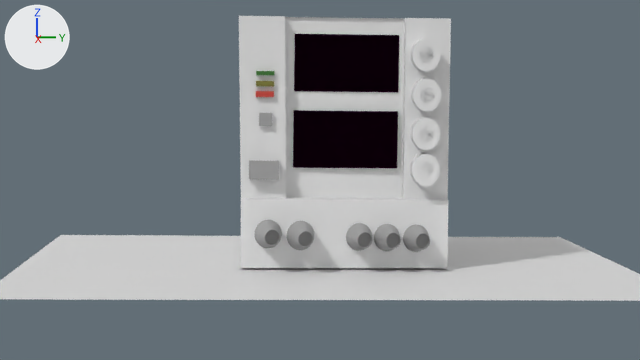
Renders of the Blender file nwps.blend from each side of a commit.
The view is the same before and after, from the file's camera 'Camera.001'. The axes (+X, +Y, +Z) are drawn at upper left. The lights are the same throughout.

The scene before the commit, as lines of its bpy script (objects in view):
```python
ob_cube = bpy.data.objects.new('Cube', me_cube_001)
ob_cube.parent = ob_empty
ob_cube.location = (-1.592, -0.109, 0.443)
ob_cube.scale = (1.99, 2.0, 2.37)
ob_cube_002 = bpy.data.objects.new('Cube.002', me_cube_002)
ob_cube_002.parent = ob_empty
ob_cube_002.location = (-0.25, -0.0525, 1.956)
ob_cube_002.scale = (0.611, 0.996, 0.544)
ob_cube_003 = bpy.data.objects.new('Cube.003', me_cube_005)
ob_cube_003.parent = ob_empty
ob_cube_003.location = (0.103, -1.62, -0.0769)
ob_cube_003.scale = (0.654, 0.281, 0.173)
ob_cube_004 = bpy.data.objects.new('Cube.004', me_cube_006)
ob_cube_004.parent = ob_empty
ob_cube_004.location = (0.526, -1.594, 0.876)
ob_cube_004.scale = (0.123, 0.123, 0.123)
ob_cube_005 = bpy.data.objects.new('Cube.005', me_cube_007)
ob_cube_005.parent = ob_empty
ob_cube_005.location = (0.555, -1.609, 1.35)
ob_cube_005.scale = (0.0876, 0.168, 0.056)
ob_cube_006 = bpy.data.objects.new('Cube.006', me_cube_008)
ob_cube_006.parent = ob_empty
ob_cube_006.location = (0.6, -1.611, 1.546)
ob_cube_006.scale = (-0.0502, -0.169, -0.0502)
ob_cube_007 = bpy.data.objects.new('Cube.007', me_cube_009)
ob_cube_007.parent = ob_empty
ob_cube_007.location = (0.57, -1.605, 1.746)
ob_cube_007.scale = (0.0757, 0.168, 0.0387)
ob_cylinder = bpy.data.objects.new('Cylinder', me_cylinder)
ob_cylinder.parent = ob_empty
ob_cylinder.location = (0.679, 1.398, 2.12)
ob_cylinder.rotation_euler = (0.0, 1.591, -0.0148)  # degrees (0, 91, -0.8)
ob_cylinder.scale = (0.305, 0.264, 0.267)
ob_cylinder_003 = bpy.data.objects.new('Cylinder.003', me_cylinder_003)
ob_cylinder_003.parent = ob_empty
ob_cylinder_003.location = (0.667, 1.425, -0.0383)
ob_cylinder_003.rotation_euler = (0.0, 1.591, -0.0148)  # degrees (0, 91, -0.8)
ob_cylinder_003.scale = (0.305, 0.264, 0.267)
# also in view: 'Plane' at (-0.5, -0.2, -1.83); 'Cylinder.004' at (0.99, -1.36, -1.15); 'Cylinder.008' at (0.88, 1.45, -1.22); 'Cylinder.006' at (0.92, 0.36, -1.2); 'Cylinder.007' at (0.9, 0.89, -1.21)
```
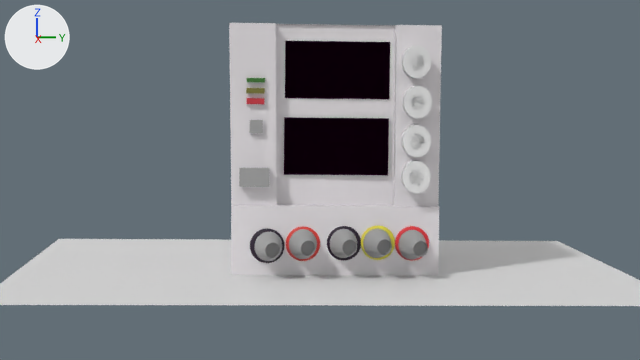
The change, as a list of edits to the scene's bpy script:
```text
Change ob_cube:
    remove ob_cube.parent = ob_empty
    remove ob_cube.matrix_parent_inverse = Matrix(((1.0, 0.0, 0.0, 1.285), (0.0, 1.0, 0.0, 0.139), (0.0, 0.0, 1.0, -0.93), (0.0, 0.0, 0.0, 1.0)))
Change ob_cylinder:
    remove ob_cylinder.parent = ob_empty
    remove ob_cylinder.matrix_parent_inverse = Matrix(((1.0, 0.0, 0.0, 1.285), (0.0, 1.0, 0.0, 0.139), (0.0, 0.0, 1.0, -0.93), (0.0, 0.0, 0.0, 1.0)))
Change ob_cylinder_003:
    remove ob_cylinder_003.parent = ob_empty
    remove ob_cylinder_003.matrix_parent_inverse = Matrix(((1.0, 0.0, 0.0, 1.285), (0.0, 1.0, 0.0, 0.139), (0.0, 0.0, 1.0, -0.93), (0.0, 0.0, 0.0, 1.0)))
Change ob_cube_007:
    remove ob_cube_007.parent = ob_empty
    remove ob_cube_007.matrix_parent_inverse = Matrix(((1.0, 0.0, 0.0, 1.285), (0.0, 1.0, 0.0, 0.139), (0.0, 0.0, 1.0, -0.93), (0.0, 0.0, 0.0, 1.0)))
Change ob_cube_006:
    remove ob_cube_006.parent = ob_empty
    remove ob_cube_006.matrix_parent_inverse = Matrix(((1.0, 0.0, 0.0, 1.285), (0.0, 1.0, 0.0, 0.139), (0.0, 0.0, 1.0, -0.93), (0.0, 0.0, 0.0, 1.0)))
Change ob_cube_005:
    remove ob_cube_005.parent = ob_empty
    remove ob_cube_005.matrix_parent_inverse = Matrix(((1.0, 0.0, 0.0, 1.285), (0.0, 1.0, 0.0, 0.139), (0.0, 0.0, 1.0, -0.93), (0.0, 0.0, 0.0, 1.0)))
Change ob_cube_004:
    remove ob_cube_004.parent = ob_empty
    remove ob_cube_004.matrix_parent_inverse = Matrix(((1.0, 0.0, 0.0, 1.285), (0.0, 1.0, 0.0, 0.139), (0.0, 0.0, 1.0, -0.93), (0.0, 0.0, 0.0, 1.0)))
Change ob_cube_003:
    remove ob_cube_003.parent = ob_empty
    remove ob_cube_003.matrix_parent_inverse = Matrix(((1.0, 0.0, 0.0, 1.285), (0.0, 1.0, 0.0, 0.139), (0.0, 0.0, 1.0, -0.93), (0.0, 0.0, 0.0, 1.0)))
Change ob_cylinder_004:
    remove ob_cylinder_004.parent = ob_empty
    remove ob_cylinder_004.matrix_parent_inverse = Matrix(((1.0, 0.0, 0.0, 1.285), (0.0, 1.0, 0.0, 0.139), (0.0, 0.0, 1.0, -0.93), (0.0, 0.0, 0.0, 1.0)))
Change ob_cylinder_005:
    remove ob_cylinder_005.parent = ob_empty
    remove ob_cylinder_005.matrix_parent_inverse = Matrix(((1.0, 0.0, 0.0, 1.285), (0.0, 1.0, 0.0, 0.139), (0.0, 0.0, 1.0, -0.93), (0.0, 0.0, 0.0, 1.0)))
Change ob_cylinder_006:
    remove ob_cylinder_006.parent = ob_empty
    remove ob_cylinder_006.matrix_parent_inverse = Matrix(((1.0, 0.0, 0.0, 1.285), (0.0, 1.0, 0.0, 0.139), (0.0, 0.0, 1.0, -0.93), (0.0, 0.0, 0.0, 1.0)))
    ob_cylinder_006.location: (0.952, 0.221, -1.331) -> (1.103, 0.744, -1.307)
Change ob_cylinder_007:
    remove ob_cylinder_007.parent = ob_empty
    remove ob_cylinder_007.matrix_parent_inverse = Matrix(((1.0, 0.0, 0.0, 1.285), (0.0, 1.0, 0.0, 0.139), (0.0, 0.0, 1.0, -0.93), (0.0, 0.0, 0.0, 1.0)))
Change ob_cylinder_008:
    remove ob_cylinder_008.parent = ob_empty
    remove ob_cylinder_008.matrix_parent_inverse = Matrix(((1.0, 0.0, 0.0, 1.285), (0.0, 1.0, 0.0, 0.139), (0.0, 0.0, 1.0, -0.93), (0.0, 0.0, 0.0, 1.0)))
    ob_cylinder_008.location: (0.919, 1.306, -1.353) -> (1.104, 1.411, -1.332)
Change ob_cube_001:
    remove ob_cube_001.parent = ob_empty
    remove ob_cube_001.matrix_parent_inverse = Matrix(((1.0, 0.0, 0.0, 1.285), (0.0, 1.0, 0.0, 0.139), (0.0, 0.0, 1.0, -0.93), (0.0, 0.0, 0.0, 1.0)))
    ob_cube_001.location: (-0.205, -0.0608, 0.502) -> (-0.22, -0.0602, 0.502)
Change ob_cube_002:
    remove ob_cube_002.parent = ob_empty
    remove ob_cube_002.matrix_parent_inverse = Matrix(((1.0, 0.0, 0.0, 1.285), (0.0, 1.0, 0.0, 0.139), (0.0, 0.0, 1.0, -0.93), (0.0, 0.0, 0.0, 1.0)))
Change ob_plane:
    ob_plane.location: (-0.5, -0.2, -1.83) -> (-0.54, -0.25, -1.93)
Add ob_torus_004:
    ob_torus_004 = bpy.data.objects.new('Torus.004', me_torus_004)  # a torus around z (ring radius 0.6, tube radius 0.25) spanning x -0.85..0.85, y -0.85..0.85, z -0.25..0.25; in mat_material_006 (black #1d0425)
    ob_torus_004.location = (0.75, -1.37, -1.37)
    ob_torus_004.rotation_euler = (1.571, 0.0, 1.571)  # degrees (90, 0, 90)
    ob_torus_004.scale = (0.383, 0.386, 0.164)
Add ob_torus_003:
    ob_torus_003 = bpy.data.objects.new('Torus.003', me_torus_003)  # a torus around z (ring radius 0.6, tube radius 0.25) spanning x -0.85..0.85, y -0.85..0.85, z -0.25..0.25; in mat_material_005 (red #e74037)
    ob_torus_003.location = (0.73, -0.69, -1.33)
    ob_torus_003.rotation_euler = (1.571, 0.0, 1.571)  # degrees (90, 0, 90)
    ob_torus_003.scale = (0.383, 0.386, 0.164)
Add ob_torus_002:
    ob_torus_002 = bpy.data.objects.new('Torus.002', me_torus_002)  # a torus around z (ring radius 0.6, tube radius 0.25) spanning x -0.85..0.85, y -0.85..0.85, z -0.25..0.25; in mat_material_004 (black #1d0425)
    ob_torus_002.location = (0.71, 0.08, -1.32)
    ob_torus_002.rotation_euler = (1.571, 0.0, 1.571)  # degrees (90, 0, 90)
    ob_torus_002.scale = (0.383, 0.386, 0.164)
Add ob_torus_001:
    ob_torus_001 = bpy.data.objects.new('Torus.001', me_torus_001)  # a torus around z (ring radius 0.6, tube radius 0.25) spanning x -0.85..0.85, y -0.85..0.85, z -0.25..0.25; in mat_material_003 (yellow #e7d93a)
    ob_torus_001.location = (0.72, 0.72, -1.3)
    ob_torus_001.rotation_euler = (1.571, 0.0, 1.571)  # degrees (90, 0, 90)
    ob_torus_001.scale = (0.383, 0.386, 0.164)
Add ob_torus:
    ob_torus = bpy.data.objects.new('Torus', me_torus)  # a torus around z (ring radius 0.6, tube radius 0.25) spanning x -0.85..0.85, y -0.85..0.85, z -0.25..0.25; in mat_material (red #e7313a)
    ob_torus.location = (0.7, 1.38, -1.32)
    ob_torus.rotation_euler = (1.571, 0.0, 1.571)  # degrees (90, 0, 90)
    ob_torus.scale = (0.383, 0.386, 0.164)
```

Location of each change, [x1, y1, x2, y2] in pixels of the pictures (640 x 360 px):
'Cube', moved: before [239, 16, 451, 268]; after [229, 23, 442, 275]
'Plane', moved: before [0, 235, 640, 301]; after [0, 239, 640, 306]
'Cube.002', moved: before [294, 34, 399, 92]; after [285, 41, 390, 99]
'Cube.001', moved: before [293, 110, 398, 168]; after [284, 117, 389, 175]
'Cylinder.005', moved: before [287, 221, 314, 250]; after [255, 232, 282, 261]
'Cylinder.004', moved: before [255, 220, 282, 248]; after [289, 229, 317, 259]
'Cylinder.007', moved: before [374, 224, 401, 251]; after [330, 229, 357, 258]
'Cylinder.003', moved: before [410, 153, 440, 186]; after [401, 160, 431, 194]
'Cylinder', moved: before [411, 38, 441, 71]; after [401, 45, 431, 78]
'Cylinder.006', moved: before [346, 223, 372, 251]; after [363, 229, 392, 258]
'Cube.003', moved: before [249, 160, 279, 180]; after [239, 168, 269, 187]
'Cylinder.008', moved: before [403, 225, 430, 252]; after [398, 230, 428, 260]
'Cube.004', moved: before [259, 113, 272, 126]; after [250, 120, 263, 133]
'Torus.004', added: after [250, 228, 284, 263]
'Torus.002', added: after [327, 226, 361, 260]
'Torus.003', added: after [286, 227, 320, 261]
'Torus.001', added: after [361, 226, 395, 260]
'Torus', added: after [395, 226, 429, 261]
'Cube.005', moved: before [256, 91, 274, 97]; after [247, 98, 265, 104]
'Cube.006', moved: before [256, 81, 274, 87]; after [246, 88, 265, 94]
'Cube.007', moved: before [256, 71, 274, 75]; after [247, 78, 265, 82]
